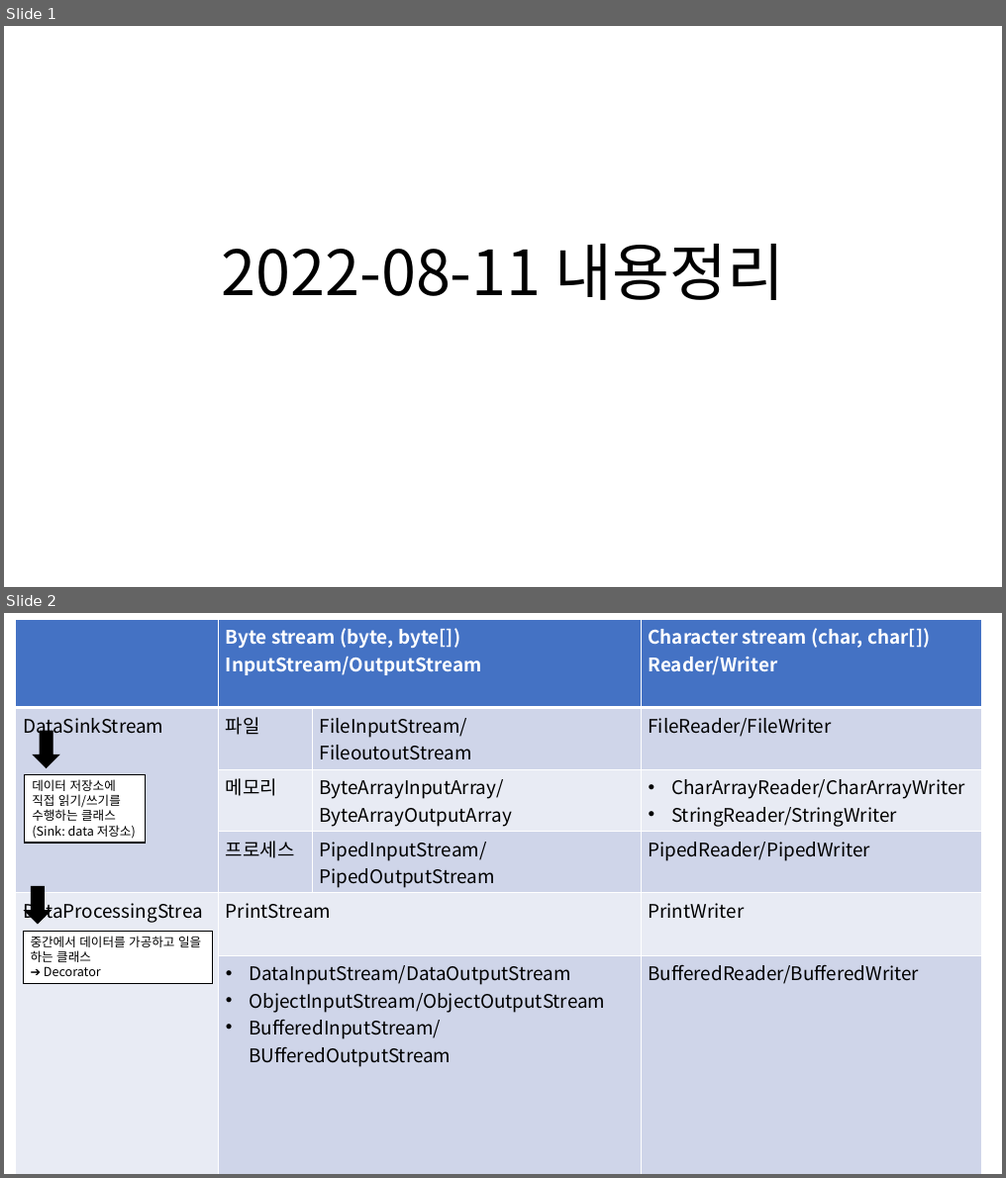
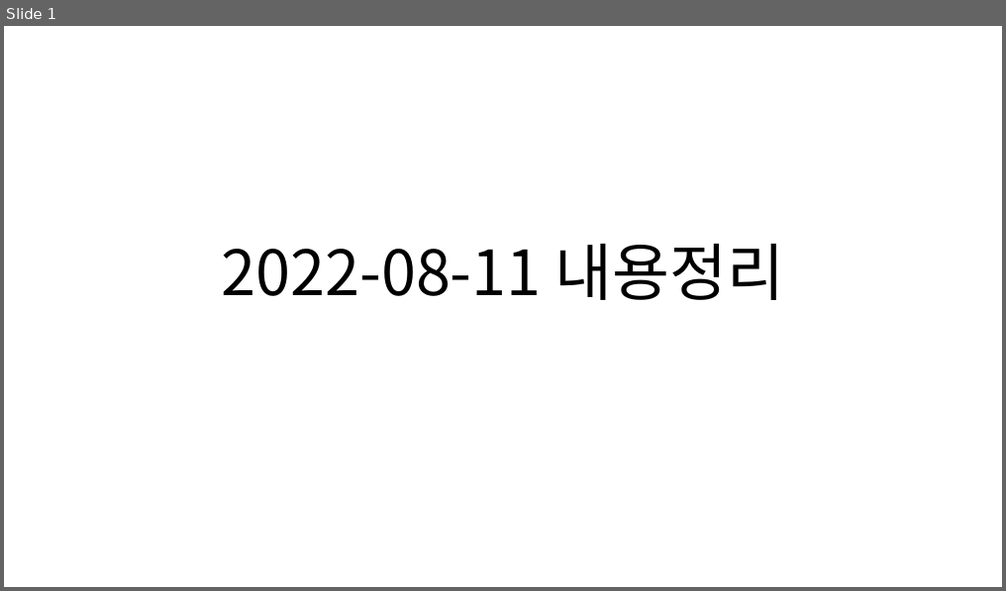
Before and after one commit to Dingadung/2022-study-workspace, a slide deck: study-note/자바/2022-08-11 내용정리.pptx. Shown one above the other, each under a label of ours: slides 1 and 2 before the commit, slide 1 after it. The pictures are 1006x1178 and 1006x591 pixels, drawn with LibreOffice and Linux fonts; fonts in the diff are those of the drawing. Boxes give left, top, right and bottom in pixels: in the first picture for what was removed or moved away, otherwise in the second. Text is boxed around its words. In the diff, an @@ line names an element or a change of style, - is before the commit and + after.

```diff
--- a/study-note/자바/2022-08-11 내용정리.pptx
+++ b/study-note/자바/2022-08-11 내용정리.pptx
@@ slide 2 removed at (4,613,1002,1174), background #FFFFFF @@
@@ table removed at (15,619,981,1153), 6 rows, 4 columns @@
- | Byte stream (byte, byte[]) / InputStream/OutputStream |  | Character stream (char, char[]) / Reader/Writer
-DataSinkStream | 파일 | FileInputStream/ / FileoutoutStream | FileReader/FileWriter
- | 메모리 | ByteArrayInputArray/ / ByteArrayOutputArray | CharArrayReader/CharArrayWriter / StringReader/StringWriter
- | 프로세스 | PipedInputStream/ / PipedOutputStream | PipedReader/PipedWriter
-DataProcessingStream | PrintStream |  | PrintWriter
- | DataInputStream/DataOutputStream / ObjectInputStream/ObjectOutputStream / BufferedInputStream/BUfferedOutputStream |  | BufferedReader/BufferedWriter
@@ down arrow removed at (33,731,58,767) @@
@@ rectangle removed at (25,774,146,843) @@
-데이터 저장소에 직접 읽기/쓰기를 수행하는 클래스
-(Sink: data 저장소)
@@ down arrow removed at (25,887,51,924) @@
@@ rectangle removed at (23,931,212,984) @@
-중간에서 데이터를 가공하고 일을 하는 클래스
-➔ Decorator
```
Also in this commit, not shown: 2 slides changed, 7 slides added, 5 other slides removed, 3 other files.
